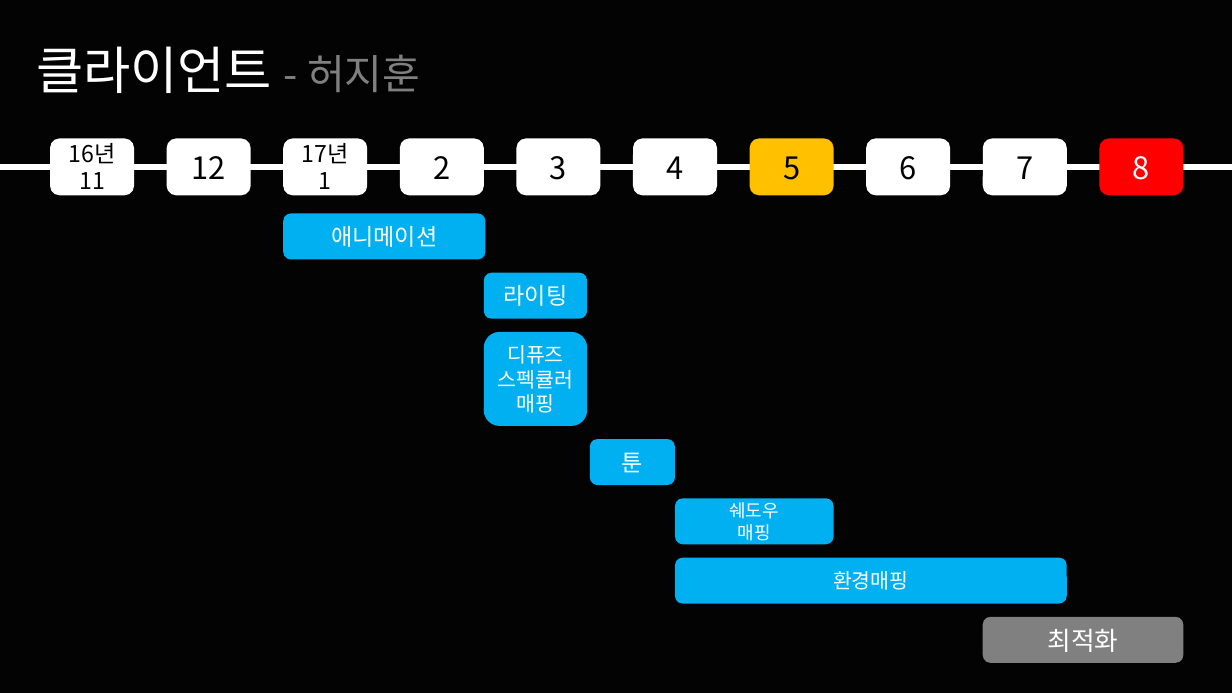
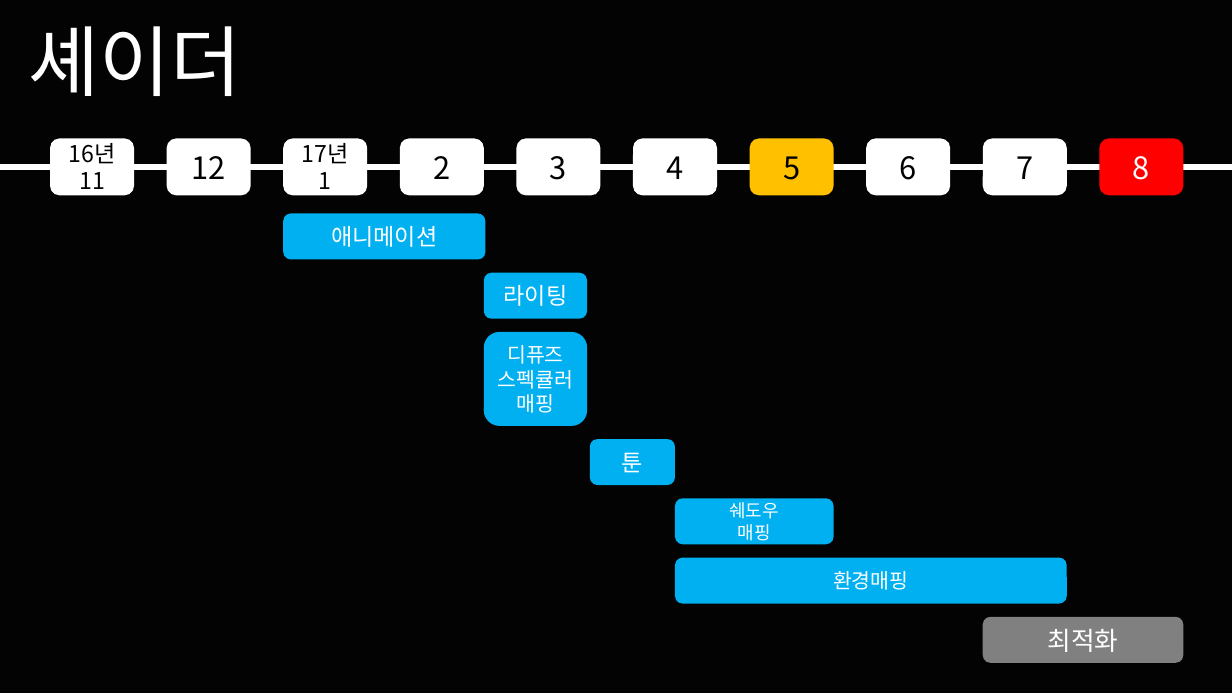
Before and after one commit to korleinster/gamebusdriver, a slide deck: slide 18 of documents/중간발표/노루막이_김형준_신창섭_홍승필_허지훈.pptx (slide 13 before the commit). Drawn at 1232x693 pixels with LibreOffice and Linux fonts; fonts in the diff are those of the drawing; background and template pictures are left out. Boxes give left, top, right and bottom in pixels: in the first picture for what was removed or moved away, otherwise in the second. Text is boxed around its words. In the diff, an @@ line names an element or a change of style, - is before the commit and + after.

```diff
--- a/documents/중간발표/노루막이_김형준_신창섭_홍승필_허지훈.pptx
+++ b/documents/중간발표/노루막이_김형준_신창섭_홍승필_허지훈.pptx
@@ text added at [29,26,242,96], 60 pt, text #FFFFFF @@
+셰이더
@@ text removed at [36,46,420,93] @@
-클라이언트 - 허지훈
```
Also in this commit, not shown: 13 other slides changed, 5 slides added, 1 slide removed, 2 other files.
